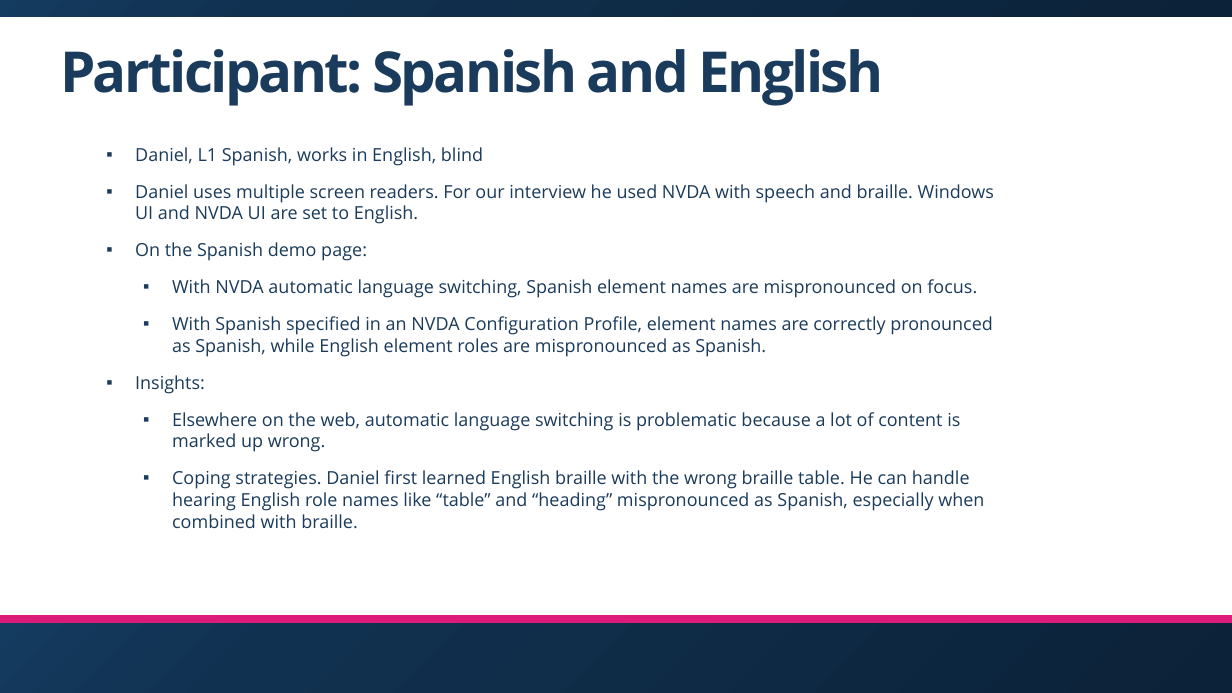
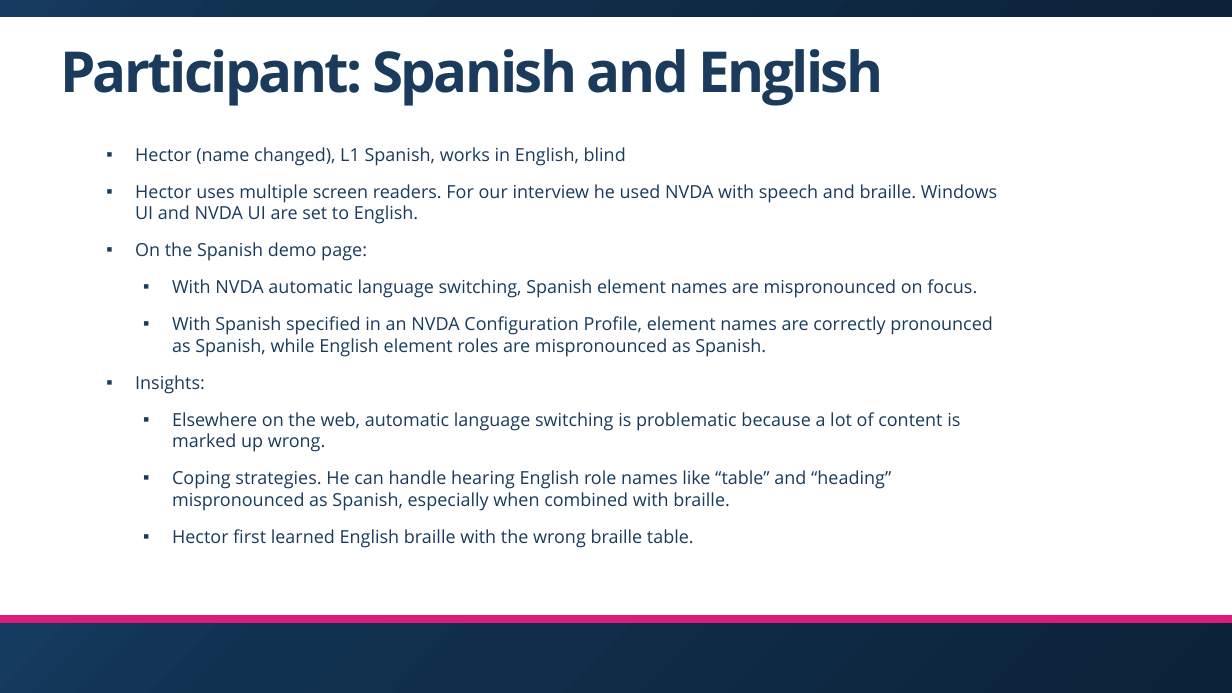
Before and after one commit to ThePacielloGroup/babel, a slide deck: slide 15 of presentation/CSUN_2025_Babel.pptx (slide 14 before the commit). Drawn at 1232x693 pixels with LibreOffice and Linux fonts; fonts in the diff are those of the drawing; background and template pictures are left out. Boxes give left, top, right and bottom in pixels: in the first picture for what was removed or moved away, otherwise in the second. Text is boxed around its words. In the diff, an @@ line names an element or a change of style, - is before the commit and + after.

```diff
--- a/presentation/CSUN_2025_Babel.pptx
+++ b/presentation/CSUN_2025_Babel.pptx
@@ text at box(135, 147, 997, 224): text changed @@
-▪ Daniel, L1 Spanish, works in English, blind
-▪ Daniel uses multiple screen readers. For our interview he used NVDA with speech and braille. Windows UI and NVDA UI are set to English.
+▪ Hector (name changed), L1 Spanish, works in English, blind
+▪ Hector uses multiple screen readers. For our interview he used NVDA with speech and braille. Windows UI and NVDA UI are set to English.
@@ text at box(172, 470, 891, 548): text changed @@
-  ▪ Coping strategies. Daniel first learned English braille with the wrong braille table. He can handle hearing English role names like “table” and “heading” mispronounced as Spanish, especially when combined with braille.
+  ▪ Coping strategies. He can handle hearing English role names like “table” and “heading” mispronounced as Spanish, especially when combined with braille.
+  ▪ Hector first learned English braille with the wrong braille table.
```
Also in this commit, not shown: 4 other slides changed, 2 slides added, 1 slide removed.
